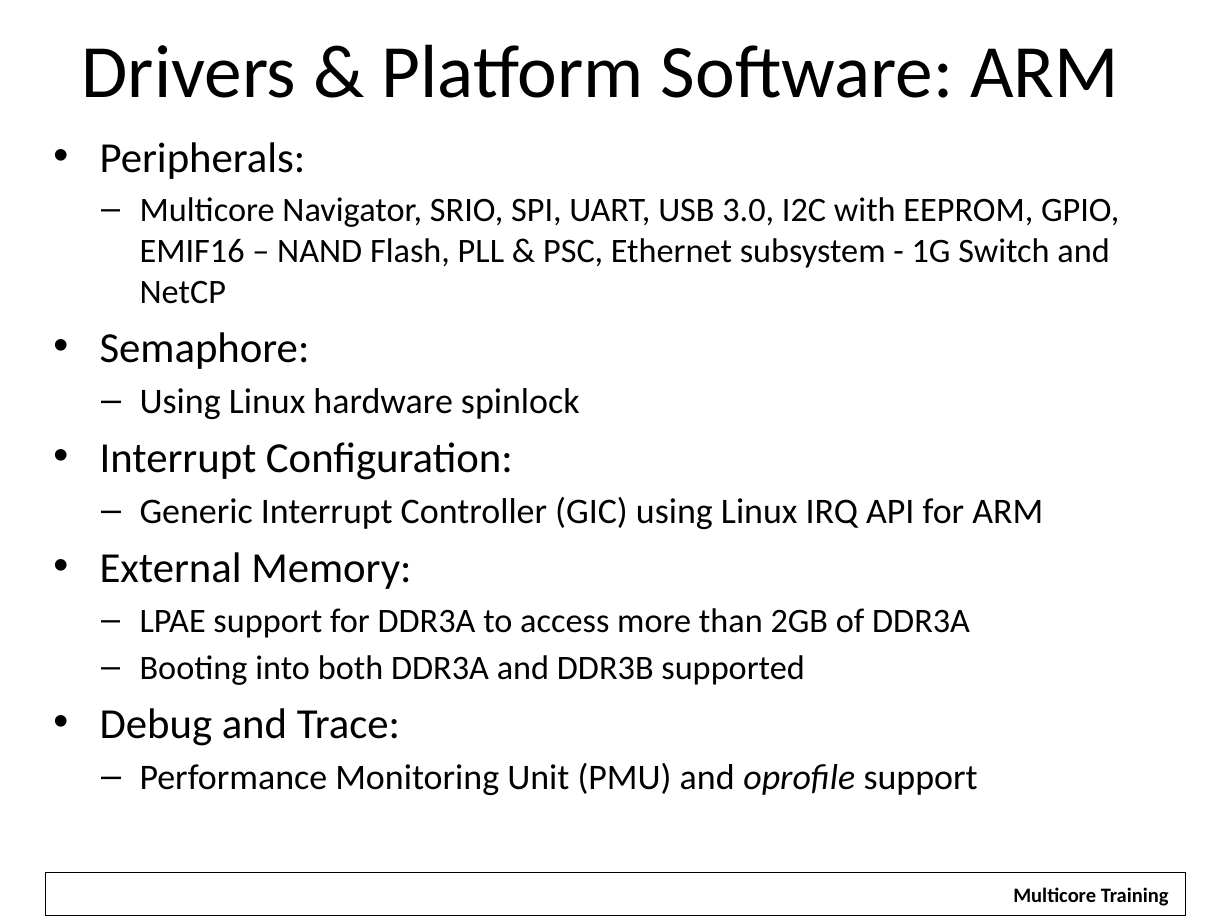
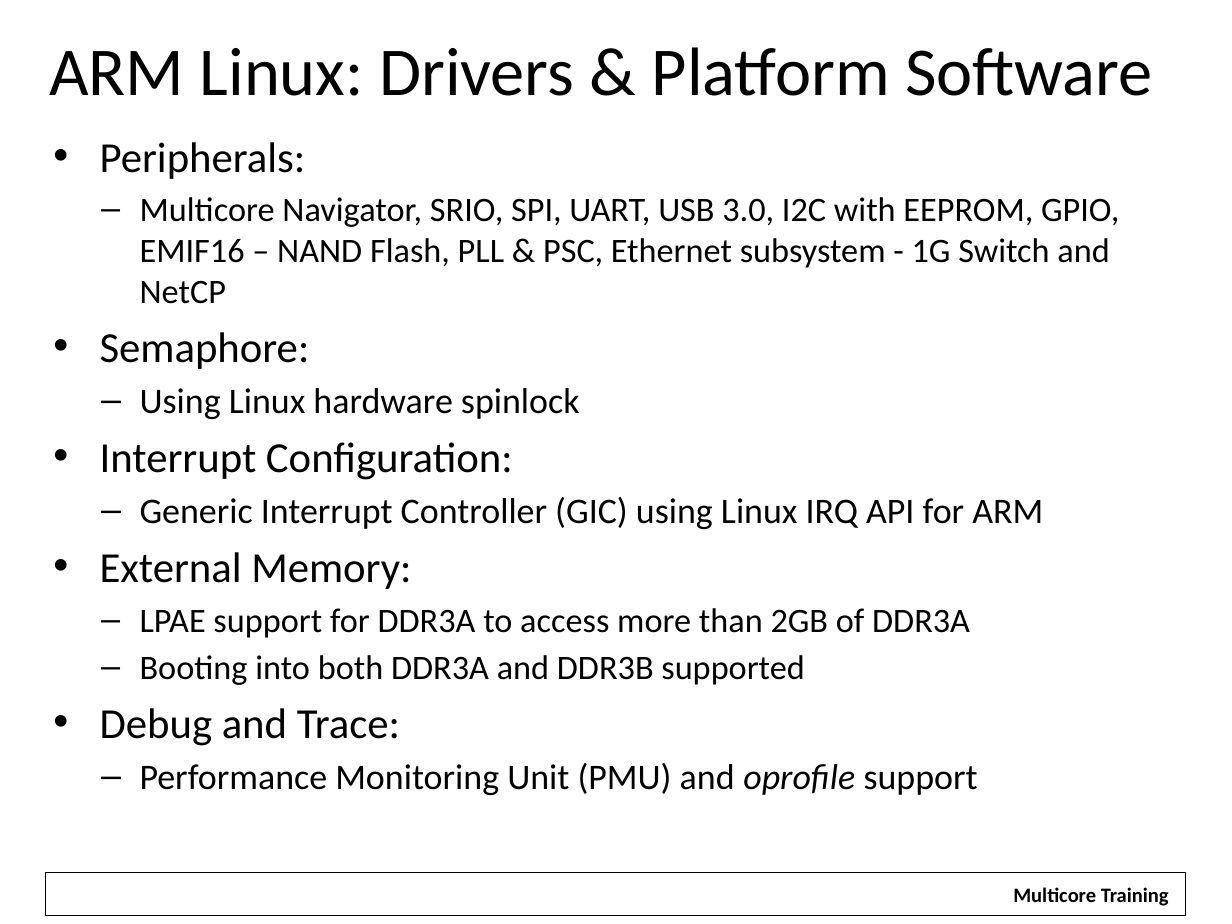
Before and after one commit to hari1989/keystone-workshop, a slide deck: slide 21 of slides/KeyStone Software.pptx (slide 34 before the commit). Drawn at 1232x924 pixels with LibreOffice and Linux fonts; fonts in the diff are those of the drawing; background and template pictures are left out. Boxes give left, top, right and bottom in pixels: in the first picture for what was removed or moved away, otherwise in the second. Text is boxed around its words. In the diff, an @@ line names an element or a change of style, - is before the commit and + after.

```diff
--- a/slides/KeyStone Software.pptx
+++ b/slides/KeyStone Software.pptx
@@ text at box(49, 47, 1152, 96): text changed; size 44 to 40 pt @@
-Drivers & Platform Software: ARM
+ARM Linux: Drivers & Platform Software
```
Also in this commit, not shown: 12 other slides changed, 8 slides added, 39 slides removed.
